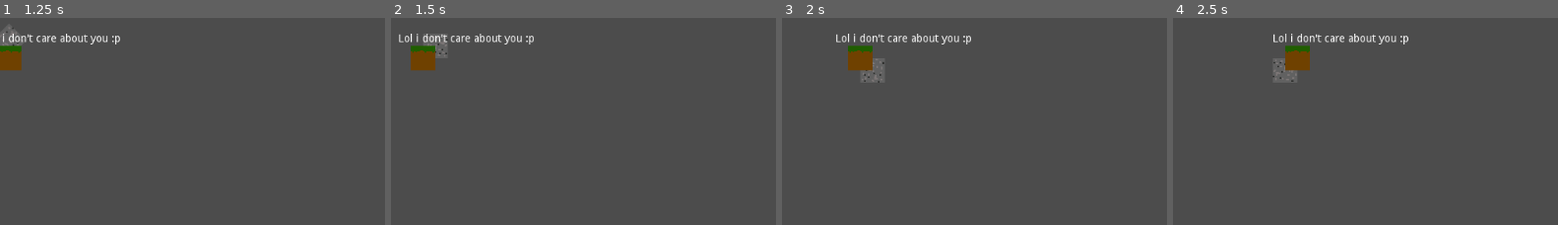
Above: before the commit, frames 1-4 (left to right).
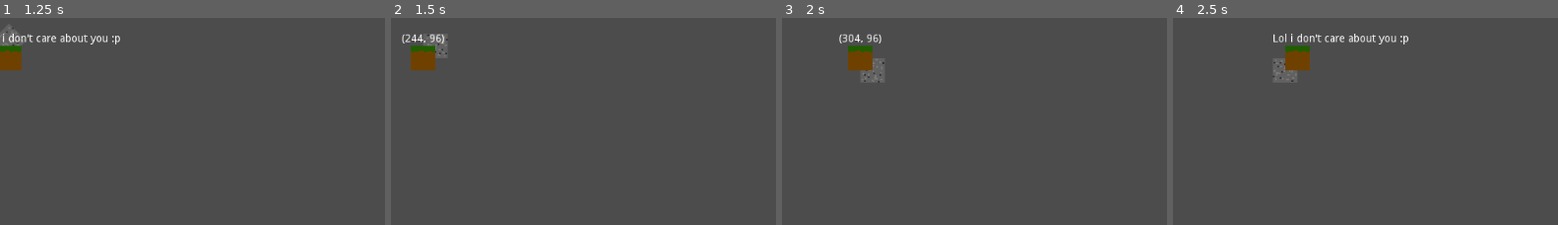
Above: after the commit, the same moments.

Repository: Florian-DELRIEU/Godot-Test
Game: Godot game, scene res://Scenes/MainNode.tscn
The game is run twice, just before and just after one commit, with the same random seed, the same clock (stepped at 60 frames per second) and the same inputs.
Inputs:
- Up to frame 1 (1.25 s): click "Click on me !!" at 0.5 s
- Up to frame 2 (1.5 s): click "Click on me !!" at 1.25 s
- Up to frame 3 (2 s): no input
- Up to frame 4 (2.5 s): click "Click on me !!" at 2 s
The pictures show only the part of the screen within x 18-68%, y 0-50%; the shares and areas given below are measured in that part.

Frame 1 is identical in both runs. In frame 2, 0.8% of the frame differs, in the area x 2-38%, y 7-13%; in frame 3, 0.8%; in frame 4, nothing differs.

Commit message:
clear exports and rename vars

Diff:
--- a/Scenes/MainNode.gd
+++ b/Scenes/MainNode.gd
@@ -4,18 +4,10 @@
 onready var enfant = get_node("Parent/Enfant") # = $Parent/Enfant
 onready var scene_label = get_node("SceneLabel")
 var time = 0
-
 export (int) var speed = 2
 export (float,0,10,1) var speed_rotate  # selecteur
-export (Color,RGB) var color01
-export (String) var txt01
-export (String,MULTILINE) var txt02
-export (PackedScene) var bullet
-export (Texture) var texture01
-enum Class {GUERRIER,MAGE,VOLEUR}
-export (Class) var choix_classes
-
-var pressed = false
+var button_pressed = false
+var Inventaire = [10,20,30]
 
 func _ready():
 	var ci_x = parent.position.x
@@ -26,9 +18,9 @@
 	time += delta
 	$Parent.position.x += speed
 	$Parent/Enfant.rotation_degrees += speed_rotate
-	if not pressed: $Parent/ParentLabel.text = str($Parent.position)
+	if not button_pressed: $Parent/ParentLabel.text = str($Parent.position)
 
 
 func ButtonPressed():
-	pressed = true
+	button_pressed = not button_pressed
 	$Parent/ParentLabel.text = "Lol i don't care about you :p"
--- a/Scenes/MainNode.tscn
+++ b/Scenes/MainNode.tscn
@@ -6,7 +6,6 @@
 [node name="MainNode" type="Node2D"]
 script = ExtResource( 2 )
 speed_rotate = 3.0
-color01 = Color( 0.6, 0.396078, 0.396078, 1 )
 
 [node name="Parent" type="Sprite" parent="."]
 position = Vector2( 64, 96 )
